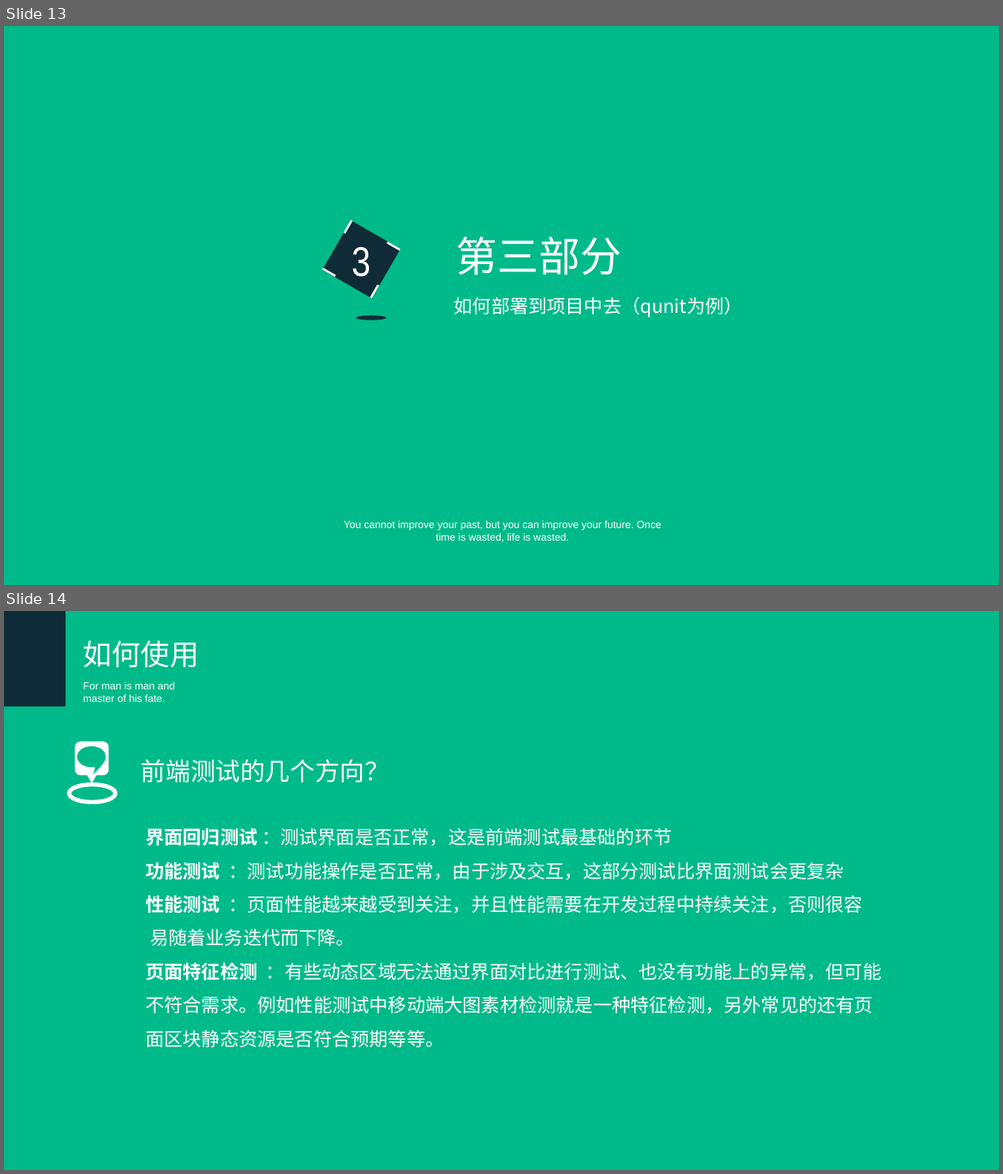
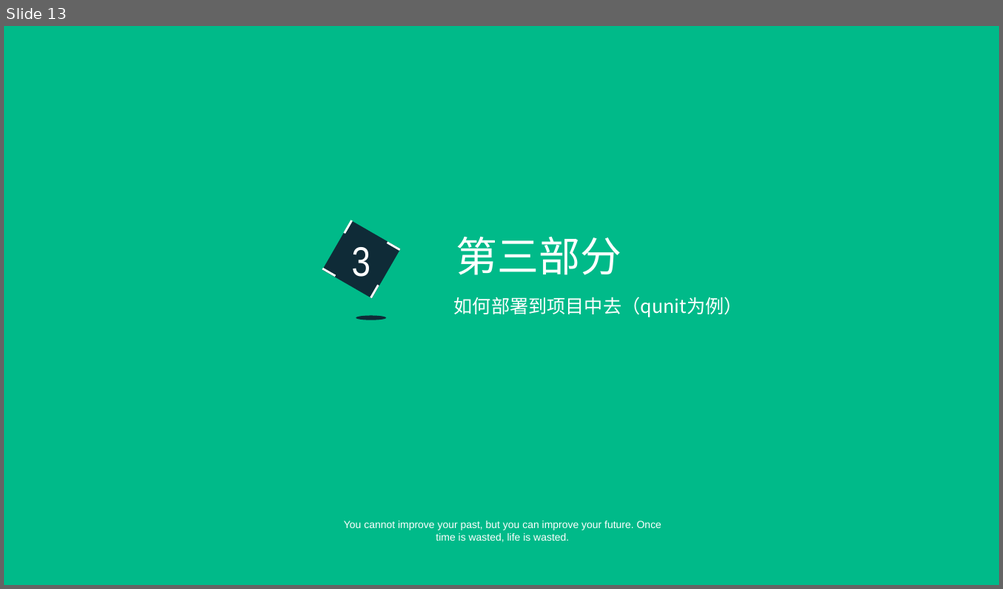
Before and after one commit to hanangjie/play, a slide deck: share/TDT/测试驱动开发.ppt. Shown one above the other, each under a label of ours: slides 13 and 14 before the commit, slide 13 after it. The pictures are 1003x1174 and 1003x589 pixels, drawn with LibreOffice and Linux fonts; fonts in the diff are those of the drawing. Boxes give left, top, right and bottom in pixels: in the first picture for what was removed or moved away, otherwise in the second. Text is boxed around its words. In the diff, an @@ line names an element or a change of style, - is before the commit and + after.

```diff
--- a/share/TDT/测试驱动开发.ppt
+++ b/share/TDT/测试驱动开发.ppt
@@ slide 14 removed at [4, 611, 999, 1170], background #00BA89 @@
@@ rectangle removed at [4, 611, 66, 706] @@
@@ text removed at [83, 641, 199, 668] @@
-如何使用
@@ text removed at [83, 682, 175, 702] @@
-For man is man and master of his fate.
@@ freeform shape removed at [75, 741, 108, 783] @@
@@ freeform shape removed at [77, 746, 105, 775] @@
@@ text removed at [141, 759, 390, 783] @@
-前端测试的几个方向？
@@ ellipse removed at [69, 785, 115, 803] @@
@@ text removed at [145, 828, 881, 1048] @@
-界面回归测试 ：测试界面是否正常，这是前端测试最基础的环节
-功能测试 ：测试功能操作是否正常，由于涉及交互，这部分测试比界面测试会更复杂
-性能测试 ：页面性能越来越受到关注，并且性能需要在开发过程中持续关注，否则很容 易随着业务迭代而下降。
-页面特征检测 ：有些动态区域无法通过界面对比进行测试、也没有功能上的异常，但可能不符合需求。例如性能测试中移动端大图素材检测就是一种特征检测，另外常见的还有页面区块静态资源是否符合预期等等。
```
Also in this commit, not shown: 2 slides changed, 2 slides added, 2 other slides removed, 4 other files.
